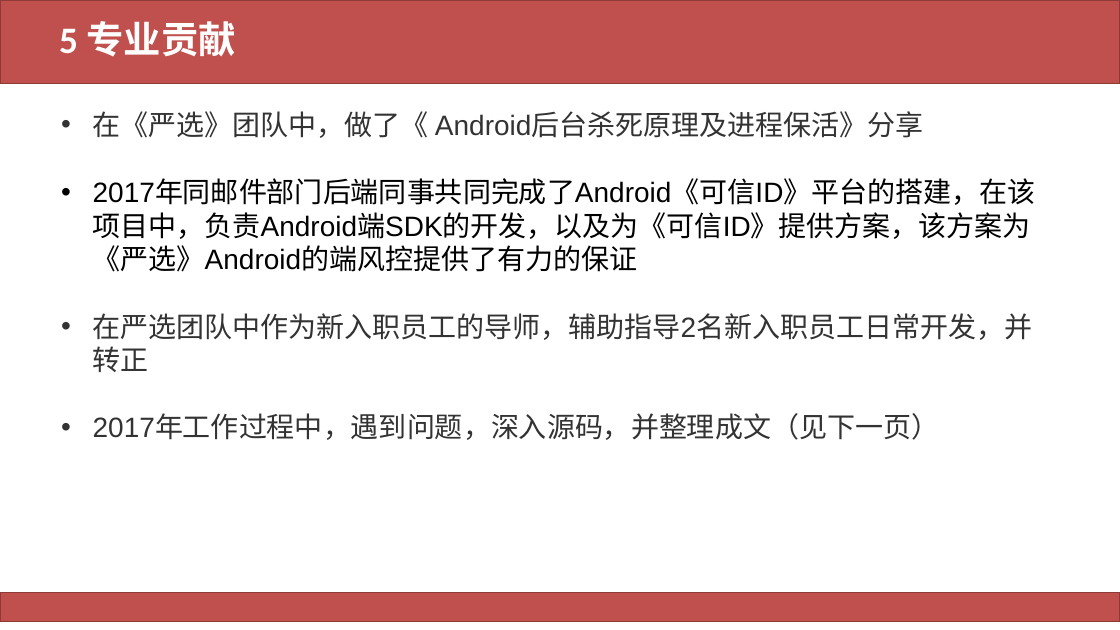
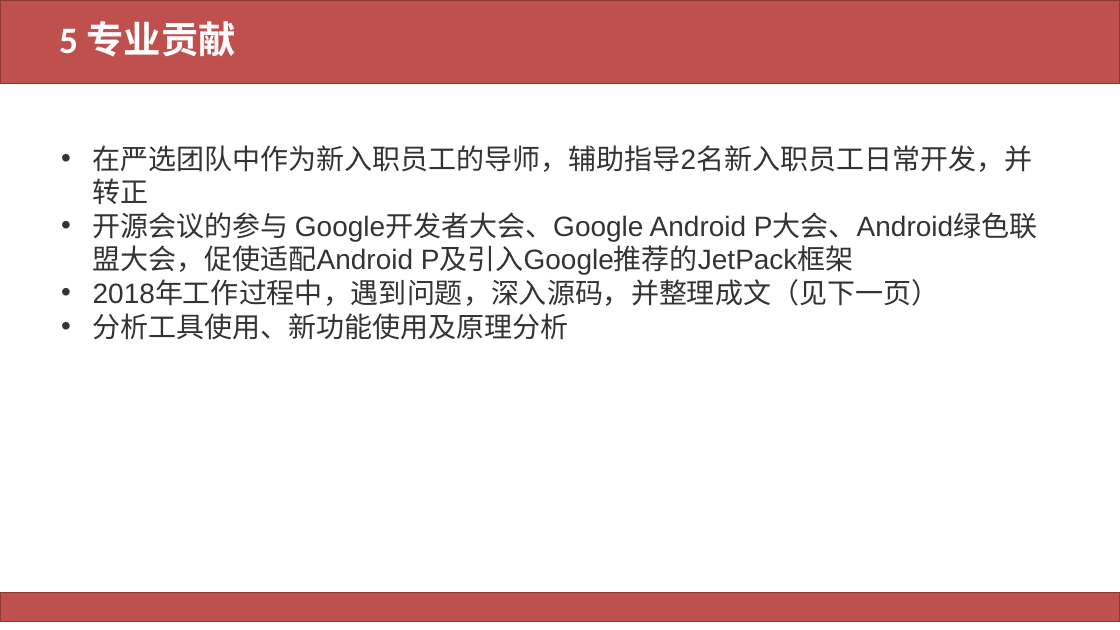
Before and after one commit to happylishang/happylishang.github.io, a slide deck: slide 12 of _posts/升级/2019/H4186-李尚-2019-升级答辩PPT .pptx. Drawn at 1120x630 pixels with LibreOffice and Linux fonts; fonts in the diff are those of the drawing. Boxes give left, top, right and bottom in pixels: in the first picture for what was removed or moved away, otherwise in the second. Text is boxed around its words. In the diff, an @@ line names an element or a change of style, - is before the commit and + after.

```diff
--- a/_posts/升级/2019/H4186-李尚-2019-升级答辩PPT .pptx
+++ b/_posts/升级/2019/H4186-李尚-2019-升级答辩PPT .pptx
@@ text at bbox=[93, 111, 1036, 272]: paragraphs removed @@
-• 在《严选》团队中，做了《 Android后台杀死原理及进程保活》分享
-• 2017年同邮件部门后端同事共同完成了Android《可信ID》平台的搭建，在该项目中，负责Android端SDK的开发，以及为《可信ID》提供方案，该方案为《严选》Android的端风控提供了有力的保证
@@ text at bbox=[93, 212, 1037, 340]: text changed @@
-  • 2017年工作过程中，遇到问题，深入源码，并整理成文（见下一页）
+  • 开源会议的参与 Google开发者大会、Google Android P大会、Android绿色联盟大会，促使适配Android P及引入Google推荐的JetPack框架
+  • 2018年工作过程中，遇到问题，深入源码，并整理成文（见下一页）
+  • 分析工具使用、新功能使用及原理分析
```
Also in this commit, not shown: 2 other slides changed, 3 slides added, 6 slides removed, 2 other files.
